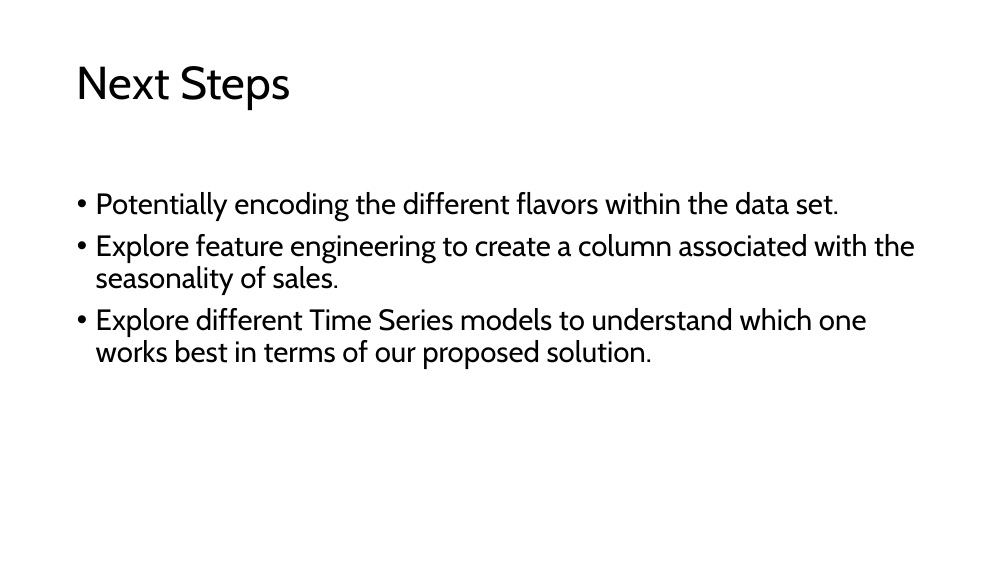
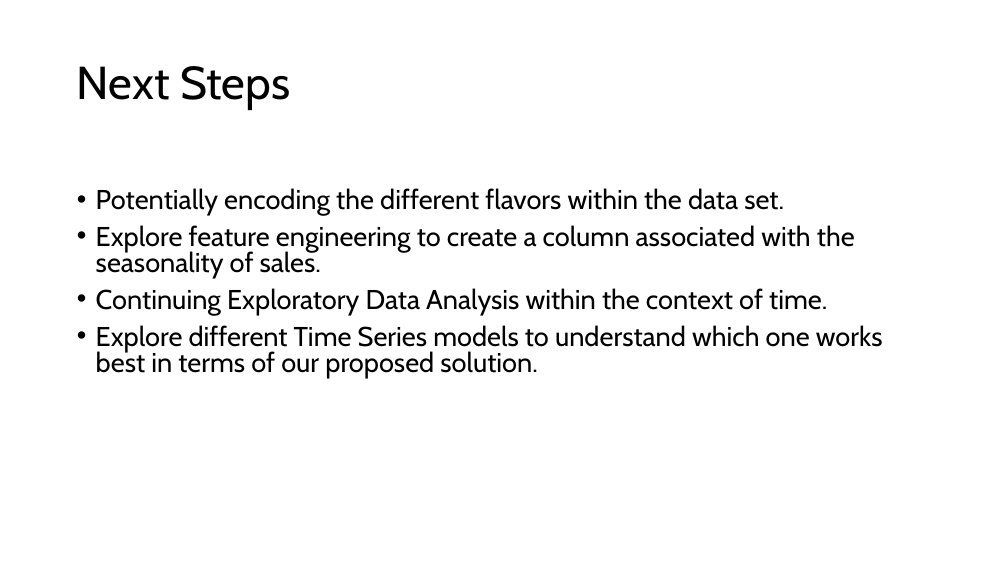
Before and after one commit to sefg22/capstone_brainstation, a slide deck: slide 7 of docs/Sprint 1.pptx. Drawn at 1008x567 pixels with LibreOffice and Linux fonts; fonts in the diff are those of the drawing; background and template pictures are left out. Boxes give left, top, right and bottom in pixels: in the first picture for what was removed or moved away, otherwise in the second. Text is boxed around its words. In the diff, an @@ line names an element or a change of style, - is before the commit and + after.

```diff
--- a/docs/Sprint 1.pptx
+++ b/docs/Sprint 1.pptx
@@ text at (96, 188, 883, 378): size 28 to 25.9 pt in "Potentially encoding the different flavors within the ...", "Explore feature engineering to create a column ...", "Explore different Time Series models to understand ..."; line spacing 0.9 to 0.8 @@
@@ text at (96, 288, 827, 315): paragraph added @@
+• Continuing Exploratory Data Analysis within the context of time.
```
Also in this commit, not shown: 1 other slide changed.
